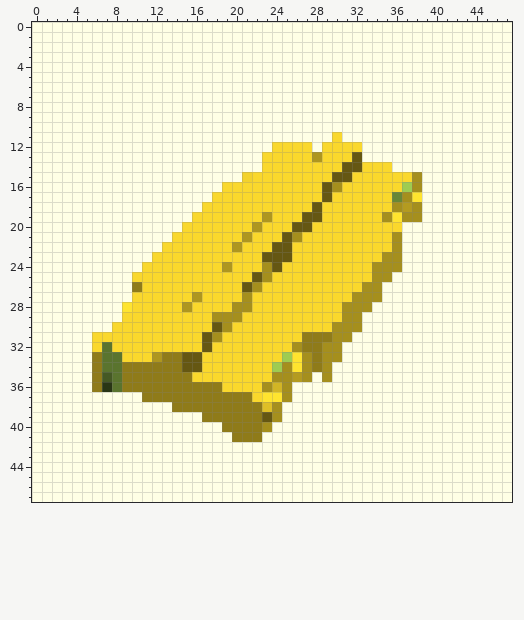
Two states of a pixel-art sprite, assets/generated/Classic Quarter Straight.png. That is the earlier state.
The file is 48x48 pixels. Colours within 5 levels of each other are drawn and written as one.
Once edited:
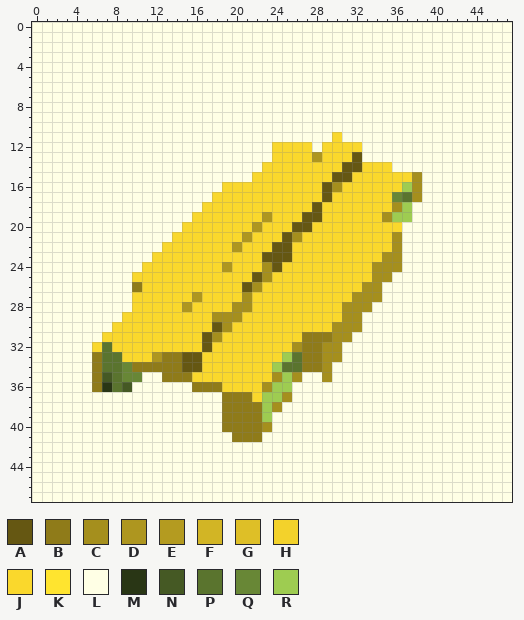
Palette (. is transparent): A #655712  B #8f7b19  C #a58f1d  D #ae961f  E #b49b20  F #d2b525  G #debf27  H #f3d22b  J #fad82c  K #ffe42f  L #ffffe5  M #293615  N #455924  P #5a742e  Q #688736  R #9ecc51
What changed:
{"y":13,"x":23,"old":"J","new":"L"}
{"y":15,"x":21,"old":"H","new":"L"}
{"y":17,"x":37,"old":"CK","new":"PC"}
{"y":18,"x":37,"old":"EC","new":"RL"}
{"y":19,"x":36,"old":"KCC","new":"RRL"}
{"y":28,"x":9,"old":"K","new":"L"}
{"y":31,"x":6,"old":"J","new":"L"}
{"y":33,"x":26,"old":"KC","new":"PB"}
{"y":34,"x":9,"old":"B","new":"Q"}
{"y":34,"x":25,"old":"CKC","new":"PPB"}
{"y":35,"x":9,"old":"BBBB","new":"QQLL"}
{"y":35,"x":25,"old":"CEC","new":"RCL"}
{"y":36,"x":9,"old":"BBBBBBB","new":"NLLLLLL"}
{"y":36,"x":24,"old":"FC","new":"RR"}
{"y":37,"x":11,"old":"BBBBBBBB","new":"LLLLLLLL"}
{"y":37,"x":23,"old":"KK","new":"RR"}
{"y":38,"x":14,"old":"BBBBB","new":"LLLLL"}
{"y":38,"x":23,"old":"G","new":"R"}
{"y":39,"x":17,"old":"BB","new":"LL"}
{"y":39,"x":23,"old":"AC","new":"RL"}
{"label":"changed","picture_box":[242,152,272,182]}
{"label":"changed","picture_box":[392,192,422,222]}
{"label":"changed","picture_box":[92,302,312,422]}
